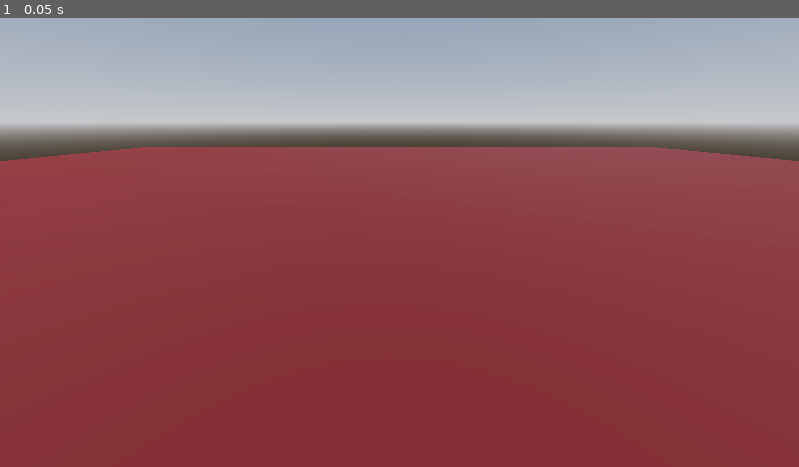
Above: before the commit, frame 1.
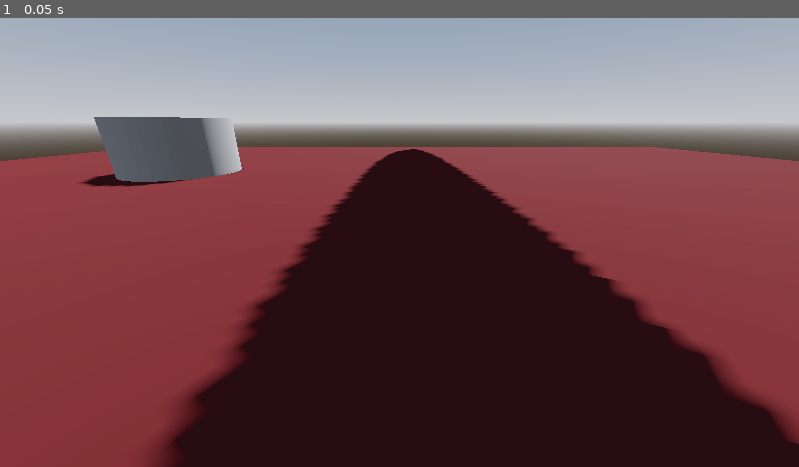
Above: after the commit, the same moment.

Repository: a-meriac/FPS_Tag
Game: Godot game, scene res://test.tscn
The game is run twice, just before and just after one commit, with the same random seed, the same clock (stepped at 60 frames per second) and the same inputs. The project has no main scene, so this scene is started directly.
Inputs:
- Up to frame 1 (0.05 s): no input

The runs differ from the first frame. In frame 1, 36% of the frame differs, in the area x 9-100%, y 22-100%.

Commit message:
Smiley Faceee

Diff:
--- a/test.tscn
+++ b/test.tscn
@@ -45,10 +45,14 @@
 skeleton = NodePath("../Camera3D")
 
 [node name="MeshInstance3D" type="MeshInstance3D" parent="MeshInstance3D"]
-transform = Transform3D(1, 0, 0, 0, 1, 0, 0, 0, 1, -3.11651, 3.71591e-07, 2.28841)
+transform = Transform3D(1, 0, 0, 0, 1, 0, 0, 0, 1, -2.13011, -0.337337, 1.56948)
 mesh = SubResource("CylinderMesh_hegpm")
 skeleton = NodePath("../Camera3D")
 
 [node name="MeshInstance3D2" type="MeshInstance3D" parent="MeshInstance3D"]
-transform = Transform3D(1, 0, 0, 0, 0.582991, 0, 0, 0, 1, -2.85446, 0, -0.273661)
+transform = Transform3D(1, 0, 0, 0, 0.582991, 0, 0, 0, 1, -2.09898, -0.0964993, -1.76227)
 mesh = SubResource("CylinderMesh_wlalr")
+
+[node name="MeshInstance3D3" type="MeshInstance3D" parent="MeshInstance3D"]
+transform = Transform3D(0.804152, 0, 0, 0, 0.582991, 0, 0, 0, 8.02585, 0.253072, 0.30628, -0.401454)
+mesh = SubResource("CylinderMesh_wlalr")
